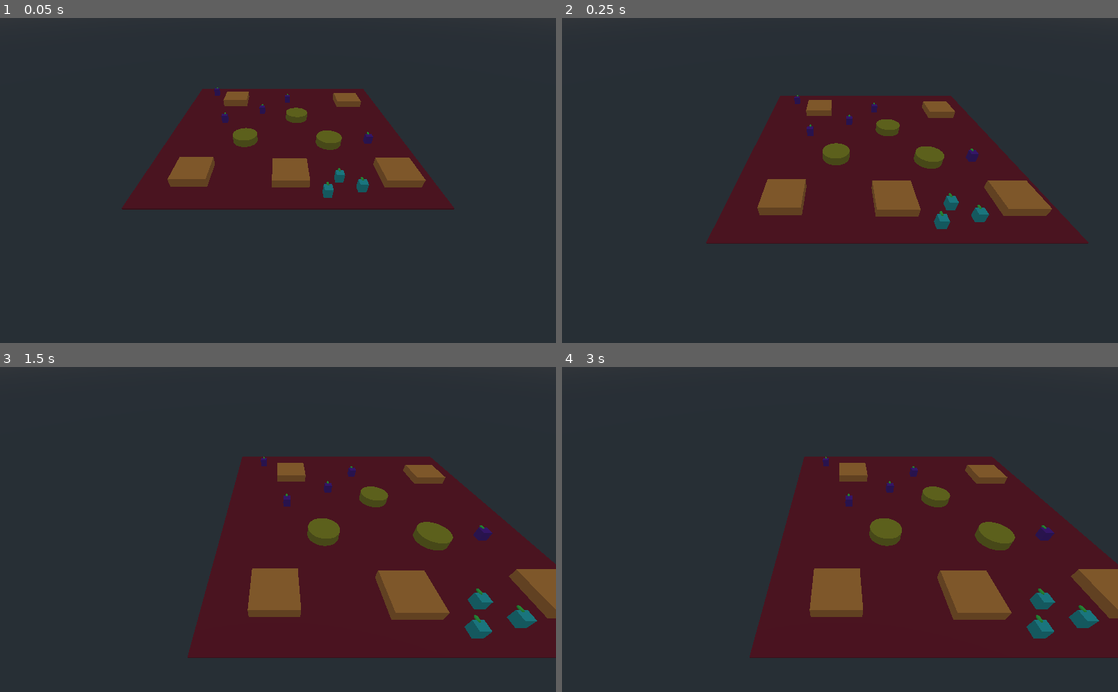
Above: before the commit, frames 1-4 (two rows, left to right).
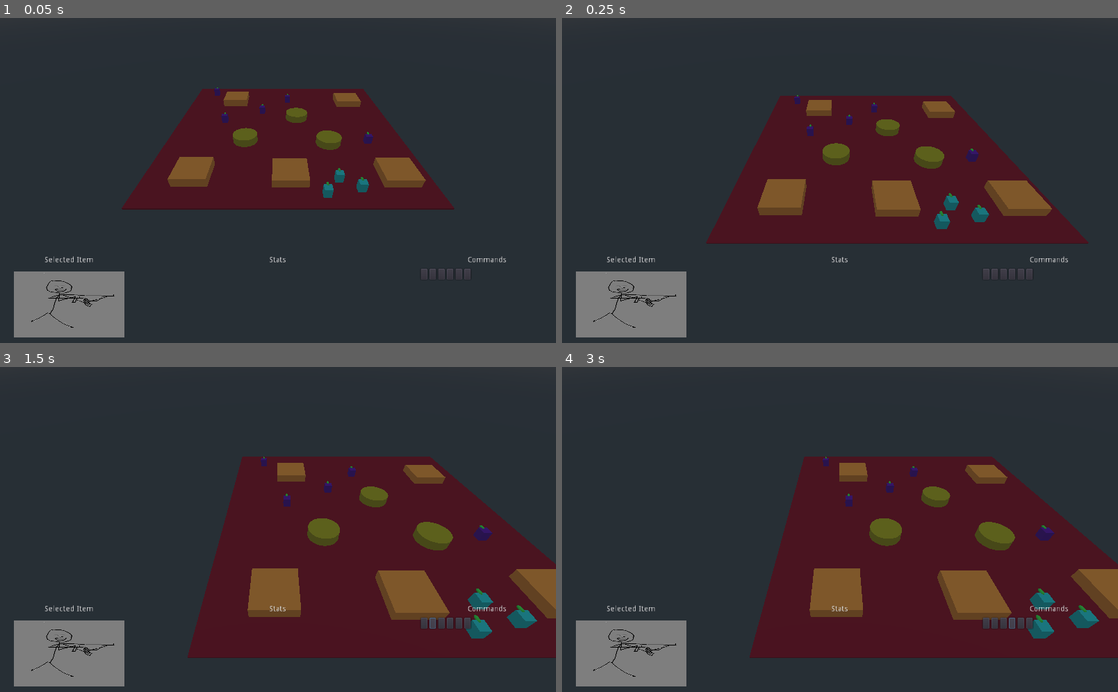
Above: after the commit, the same moments.

Repository: Ellord207/GodotShenanigans
Game: Godot game, scene res://World/TestWorld.tscn
The game is run twice, just before and just after one commit, with the same random seed, the same clock (stepped at 60 frames per second) and the same inputs.
Inputs (mouse positions are in pixels of both pictures, inside the frame that each line leads up to):
- Up to frame 1 (0.05 s): no input
- Up to frame 2 (0.25 s): no input
- Up to frame 3 (1.5 s): click (422, 623) at 0.52 s; click (433, 623) at 1.27 s
- Up to frame 4 (3 s): click (1001, 623) at 2.02 s; click (1012, 623) at 2.77 s

The runs differ from the first frame. In frame 1, 4.2% of the frame differs, in the area x 2-91%, y 73-99%; in frame 2, 4.2%; in frame 3, 4.4%; in frame 4, 4.4%.

Commit message:
initial ui stuff

Diff:
--- /dev/null
+++ b/UI/PlayerHUD.tscn
@@ -0,0 +1,139 @@
+[gd_scene load_steps=2 format=2]
+
+[ext_resource path="res://Resources/UnitIcon.JPG" type="Texture" id=1]
+
+[node name="Control" type="Control"]
+anchor_right = 1.0
+anchor_bottom = 1.0
+__meta__ = {
+"_edit_use_anchors_": false
+}
+
+[node name="HBoxContainer" type="HBoxContainer" parent="."]
+margin_top = 440.0
+margin_right = 1024.0
+margin_bottom = 600.0
+__meta__ = {
+"_edit_use_anchors_": false
+}
+
+[node name="VBoxSelectedItem" type="VBoxContainer" parent="HBoxContainer"]
+margin_right = 254.0
+margin_bottom = 160.0
+size_flags_horizontal = 3
+size_flags_vertical = 3
+
+[node name="LabelSelectedItem" type="Label" parent="HBoxContainer/VBoxSelectedItem"]
+margin_right = 254.0
+margin_bottom = 14.0
+text = "Selected Item"
+align = 1
+
+[node name="MarginContainer" type="MarginContainer" parent="HBoxContainer/VBoxSelectedItem"]
+margin_top = 18.0
+margin_right = 254.0
+margin_bottom = 160.0
+size_flags_vertical = 3
+custom_constants/margin_right = 25
+custom_constants/margin_top = 10
+custom_constants/margin_left = 25
+custom_constants/margin_bottom = 10
+
+[node name="TextureRect" type="TextureRect" parent="HBoxContainer/VBoxSelectedItem/MarginContainer"]
+margin_left = 25.0
+margin_top = 10.0
+margin_right = 229.0
+margin_bottom = 132.0
+size_flags_vertical = 3
+texture = ExtResource( 1 )
+expand = true
+
+[node name="VBoxStats" type="VBoxContainer" parent="HBoxContainer"]
+margin_left = 258.0
+margin_right = 766.0
+margin_bottom = 160.0
+size_flags_horizontal = 3
+size_flags_vertical = 3
+size_flags_stretch_ratio = 2.0
+
+[node name="LabelStats" type="Label" parent="HBoxContainer/VBoxStats"]
+margin_right = 508.0
+margin_bottom = 14.0
+text = "Stats"
+align = 1
+
+[node name="MarginStatsInfo" type="MarginContainer" parent="HBoxContainer/VBoxStats"]
+margin_top = 18.0
+margin_right = 508.0
+margin_bottom = 160.0
+size_flags_vertical = 3
+custom_constants/margin_right = 20
+custom_constants/margin_top = 20
+custom_constants/margin_left = 20
+custom_constants/margin_bottom = 20
+
+[node name="GridStatsInfo" type="GridContainer" parent="HBoxContainer/VBoxStats/MarginStatsInfo"]
+margin_left = 20.0
+margin_top = 20.0
+margin_right = 488.0
+margin_bottom = 122.0
+columns = 2
+
+[node name="VBoxCommands" type="VBoxContainer" parent="HBoxContainer"]
+margin_left = 770.0
+margin_right = 1024.0
+margin_bottom = 160.0
+size_flags_horizontal = 3
+size_flags_vertical = 3
+
+[node name="LabelCommands" type="Label" parent="HBoxContainer/VBoxCommands"]
+margin_right = 254.0
+margin_bottom = 14.0
+text = "Commands"
+align = 1
+
+[node name="MarginCommands" type="MarginContainer" parent="HBoxContainer/VBoxCommands"]
+margin_top = 18.0
+margin_right = 254.0
+margin_bottom = 160.0
+size_flags_vertical = 3
+custom_constants/margin_right = 5
+custom_constants/margin_top = 5
+custom_constants/margin_left = 5
+custom_constants/margin_bottom = 5
+
+[node name="GridCommands" type="GridContainer" parent="HBoxContainer/VBoxCommands/MarginCommands"]
+margin_left = 5.0
+margin_top = 5.0
+margin_right = 249.0
+margin_bottom = 137.0
+columns = 6
+
+[node name="Button" type="Button" parent="HBoxContainer/VBoxCommands/MarginCommands/GridCommands"]
+margin_right = 12.0
+margin_bottom = 20.0
+
+[node name="Button2" type="Button" parent="HBoxContainer/VBoxCommands/MarginCommands/GridCommands"]
+margin_left = 16.0
+margin_right = 28.0
+margin_bottom = 20.0
+
+[node name="Button3" type="Button" parent="HBoxContainer/VBoxCommands/MarginCommands/GridCommands"]
+margin_left = 32.0
+margin_right = 44.0
+margin_bottom = 20.0
+
+[node name="Button4" type="Button" parent="HBoxContainer/VBoxCommands/MarginCommands/GridCommands"]
+margin_left = 48.0
+margin_right = 60.0
+margin_bottom = 20.0
+
+[node name="Button5" type="Button" parent="HBoxContainer/VBoxCommands/MarginCommands/GridCommands"]
+margin_left = 64.0
+margin_right = 76.0
+margin_bottom = 20.0
+
+[node name="Button6" type="Button" parent="HBoxContainer/VBoxCommands/MarginCommands/GridCommands"]
+margin_left = 80.0
+margin_right = 92.0
+margin_bottom = 20.0
--- a/World/TestWorld.tscn
+++ b/World/TestWorld.tscn
@@ -1,6 +1,7 @@
-[gd_scene load_steps=19 format=2]
+[gd_scene load_steps=20 format=2]
 
 [ext_resource path="res://World/CamControl.tscn" type="PackedScene" id=1]
+[ext_resource path="res://UI/PlayerHUD.tscn" type="PackedScene" id=2]
 [ext_resource path="res://Actors/Unit.tscn" type="PackedScene" id=3]
 
 [sub_resource type="NavigationMesh" id=1]
@@ -16,36 +17,36 @@
 [sub_resource type="ConcavePolygonShape" id=4]
 data = PoolVector3Array( -25, 0.1, 25, 25, 0.1, 25, -25, -0.1, 25, 25, 0.1, 25, 25, -0.1, 25, -25, -0.1, 25, 25, 0.1, - …(428 unchanged characters)…
 
-[sub_resource type="CylinderMesh" id=12]
+[sub_resource type="CylinderMesh" id=5]
 top_radius = 2.5
 bottom_radius = 2.5
 height = 1.5
 
-[sub_resource type="SpatialMaterial" id=13]
+[sub_resource type="SpatialMaterial" id=6]
 albedo_color = Color( 0.568627, 0.454902, 0.0627451, 1 )
 
-[sub_resource type="ConcavePolygonShape" id=14]
+[sub_resource type="ConcavePolygonShape" id=7]
 data = PoolVector3Array( 0, 0.75, 2.5, 0.245, 0.75, 2.488, 0, 0.45, 2.5, 0.245, 0.75, 2.488, 0.245, 0.45, 2.488, 0, 0.4 …(50398 unchanged characters)…
 
-[sub_resource type="CubeMesh" id=5]
+[sub_resource type="CubeMesh" id=8]
 size = Vector3( 6, 1.5, 6 )
 
-[sub_resource type="SpatialMaterial" id=6]
+[sub_resource type="SpatialMaterial" id=9]
 albedo_color = Color( 0.772549, 0.411765, 0.14902, 1 )
-
-[sub_resource type="ConcavePolygonShape" id=7]
-data = PoolVector3Array( -3, 0.75, 3, 3, 0.75, 3, -3, -0.75, 3, 3, 0.75, 3, 3, -0.75, 3, -3, -0.75, 3, 3, 0.75, -3, -3, 0.75, -3, 3, -0.75, -3, -3, 0.75, -3, -3, -0.75, -3, 3, -0.75, -3, 3, 0.75, 3, 3, 0.75, -3, 3, -0.75, 3, 3, 0.75, -3, 3, -0.75, -3, 3, -0.75, 3, -3, 0.75, -3, -3, 0.75, 3, -3, -0.75, -3, -3, 0.75, 3, -3, -0.75, 3, -3, -0.75, -3, 3, 0.75, 3, -3, 0.75, 3, 3, 0.75, -3, -3, 0.75, 3, -3, 0.75, -3, 3, 0.75, -3, -3, -0.75, 3, 3, -0.75, 3, -3, -0.75, -3, 3, -0.75, 3, 3, -0.75, -3, -3, -0.75, -3 )
-
-[sub_resource type="ConcavePolygonShape" id=8]
-data = PoolVector3Array( -3, 0.75, 3, 3, 0.75, 3, -3, -0.75, 3, 3, 0.75, 3, 3, -0.75, 3, -3, -0.75, 3, 3, 0.75, -3, -3, 0.75, -3, 3, -0.75, -3, -3, 0.75, -3, -3, -0.75, -3, 3, -0.75, -3, 3, 0.75, 3, 3, 0.75, -3, 3, -0.75, 3, 3, 0.75, -3, 3, -0.75, -3, 3, -0.75, 3, -3, 0.75, -3, -3, 0.75, 3, -3, -0.75, -3, -3, 0.75, 3, -3, -0.75, 3, -3, -0.75, -3, 3, 0.75, 3, -3, 0.75, 3, 3, 0.75, -3, -3, 0.75, 3, -3, 0.75, -3, 3, 0.75, -3, -3, -0.75, 3, 3, -0.75, 3, -3, -0.75, -3, 3, -0.75, 3, 3, -0.75, -3, -3, -0.75, -3 )
-
-[sub_resource type="ConcavePolygonShape" id=9]
-data = PoolVector3Array( -3, 0.75, 3, 3, 0.75, 3, -3, -0.75, 3, 3, 0.75, 3, 3, -0.75, 3, -3, -0.75, 3, 3, 0.75, -3, -3, 0.75, -3, 3, -0.75, -3, -3, 0.75, -3, -3, -0.75, -3, 3, -0.75, -3, 3, 0.75, 3, 3, 0.75, -3, 3, -0.75, 3, 3, 0.75, -3, 3, -0.75, -3, 3, -0.75, 3, -3, 0.75, -3, -3, 0.75, 3, -3, -0.75, -3, -3, 0.75, 3, -3, -0.75, 3, -3, -0.75, -3, 3, 0.75, 3, -3, 0.75, 3, 3, 0.75, -3, -3, 0.75, 3, -3, 0.75, -3, 3, 0.75, -3, -3, -0.75, 3, 3, -0.75, 3, -3, -0.75, -3, 3, -0.75, 3, 3, -0.75, -3, -3, -0.75, -3 )
 
 [sub_resource type="ConcavePolygonShape" id=10]
 data = PoolVector3Array( -3, 0.75, 3, 3, 0.75, 3, -3, -0.75, 3, 3, 0.75, 3, 3, -0.75, 3, -3, -0.75, 3, 3, 0.75, -3, -3, …(392 unchanged characters)…
 
 [sub_resource type="ConcavePolygonShape" id=11]
+data = PoolVector3Array( -3, 0.75, 3, 3, 0.75, 3, -3, -0.75, 3, 3, 0.75, 3, 3, -0.75, 3, -3, -0.75, 3, 3, 0.75, -3, -3, 0.75, -3, 3, -0.75, -3, -3, 0.75, -3, -3, -0.75, -3, 3, -0.75, -3, 3, 0.75, 3, 3, 0.75, -3, 3, -0.75, 3, 3, 0.75, -3, 3, -0.75, -3, 3, -0.75, 3, -3, 0.75, -3, -3, 0.75, 3, -3, -0.75, -3, -3, 0.75, 3, -3, -0.75, 3, -3, -0.75, -3, 3, 0.75, 3, -3, 0.75, 3, 3, 0.75, -3, -3, 0.75, 3, -3, 0.75, -3, 3, 0.75, -3, -3, -0.75, 3, 3, -0.75, 3, -3, -0.75, -3, 3, -0.75, 3, 3, -0.75, -3, -3, -0.75, -3 )
+
+[sub_resource type="ConcavePolygonShape" id=12]
+data = PoolVector3Array( -3, 0.75, 3, 3, 0.75, 3, -3, -0.75, 3, 3, 0.75, 3, 3, -0.75, 3, -3, -0.75, 3, 3, 0.75, -3, -3, 0.75, -3, 3, -0.75, -3, -3, 0.75, -3, -3, -0.75, -3, 3, -0.75, -3, 3, 0.75, 3, 3, 0.75, -3, 3, -0.75, 3, 3, 0.75, -3, 3, -0.75, -3, 3, -0.75, 3, -3, 0.75, -3, -3, 0.75, 3, -3, -0.75, -3, -3, 0.75, 3, -3, -0.75, 3, -3, -0.75, -3, 3, 0.75, 3, -3, 0.75, 3, 3, 0.75, -3, -3, 0.75, 3, -3, 0.75, -3, 3, 0.75, -3, -3, -0.75, 3, 3, -0.75, 3, -3, -0.75, -3, 3, -0.75, 3, 3, -0.75, -3, -3, -0.75, -3 )
+
+[sub_resource type="ConcavePolygonShape" id=13]
+data = PoolVector3Array( -3, 0.75, 3, 3, 0.75, 3, -3, -0.75, 3, 3, 0.75, 3, 3, -0.75, 3, -3, -0.75, 3, 3, 0.75, -3, -3, 0.75, -3, 3, -0.75, -3, -3, 0.75, -3, -3, -0.75, -3, 3, -0.75, -3, 3, 0.75, 3, 3, 0.75, -3, 3, -0.75, 3, 3, 0.75, -3, 3, -0.75, -3, 3, -0.75, 3, -3, 0.75, -3, -3, 0.75, 3, -3, -0.75, -3, -3, 0.75, 3, -3, -0.75, 3, -3, -0.75, -3, 3, 0.75, 3, -3, 0.75, 3, 3, 0.75, -3, -3, 0.75, 3, -3, 0.75, -3, 3, 0.75, -3, -3, -0.75, 3, 3, -0.75, 3, -3, -0.75, -3, 3, -0.75, 3, 3, -0.75, -3, -3, -0.75, -3 )
+
+[sub_resource type="ConcavePolygonShape" id=14]
 data = PoolVector3Array( -3, 0.75, 3, 3, 0.75, 3, -3, -0.75, 3, 3, 0.75, 3, 3, -0.75, 3, -3, -0.75, 3, 3, 0.75, -3, -3, …(392 unchanged characters)…
 
 [sub_resource type="ConcavePolygonShape" id=15]
@@ -178,3 +179,5 @@
 [node name="Unit8" parent="Navigation" instance=ExtResource( 3 )]
 transform = Transform( 1, 0, 0, 0, 1, 0, 0, 0, 1, 6.17193, 5.72205e-06, 22.6438 )
 team = 1
+
+[node name="Control" parent="." instance=ExtResource( 2 )]
--- a/project.godot
+++ b/project.godot
@@ -28,12 +28,12 @@
 
 main_command={
 "deadzone": 0.5,
-"events": [ Object(InputEventMouseButton,"resource_local_to_ …(179 unchanged characters)… or2( 0, 0 ),"factor":1.0,"button_index":2,"pressed":false,"doubleclick":false,"script":null)
+"events": [ Object(InputEventMouseButton,"resource_local_to_ …(179 unchanged characters)… or2( 0, 0 ),"factor":1.0,"button_index":1,"pressed":false,"doubleclick":false,"script":null)
  ]
 }
 alt_command={
 "deadzone": 0.5,
-"events": [ Object(InputEventMouseButton,"resource_local_to_ …(179 unchanged characters)… or2( 0, 0 ),"factor":1.0,"button_index":1,"pressed":false,"doubleclick":false,"script":null)
+"events": [ Object(InputEventMouseButton,"resource_local_to_ …(179 unchanged characters)… or2( 0, 0 ),"factor":1.0,"button_index":2,"pressed":false,"doubleclick":false,"script":null)
  ]
 }
 
Binary file added: Resources/UnitIcon.JPG
Not shown, added: Resources/UnitIcon.JPG.import
Not shown: 2 places in World/TestWorld.tscn that only renumber resources
